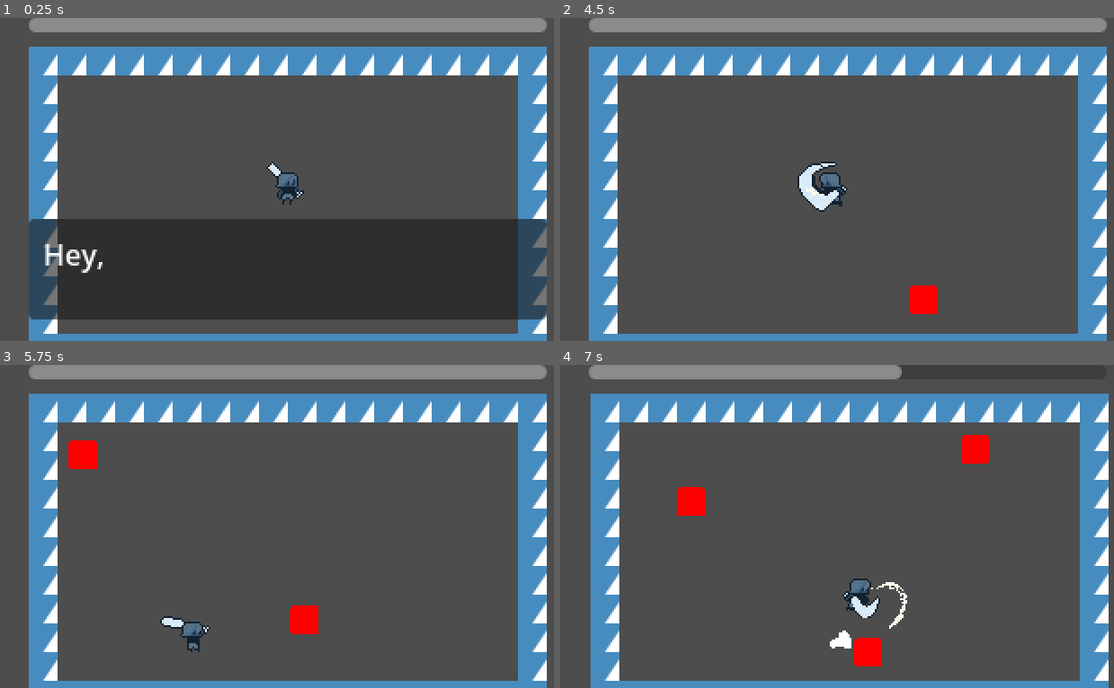
Above: before the commit, frames 1-4 (two rows, left to right).
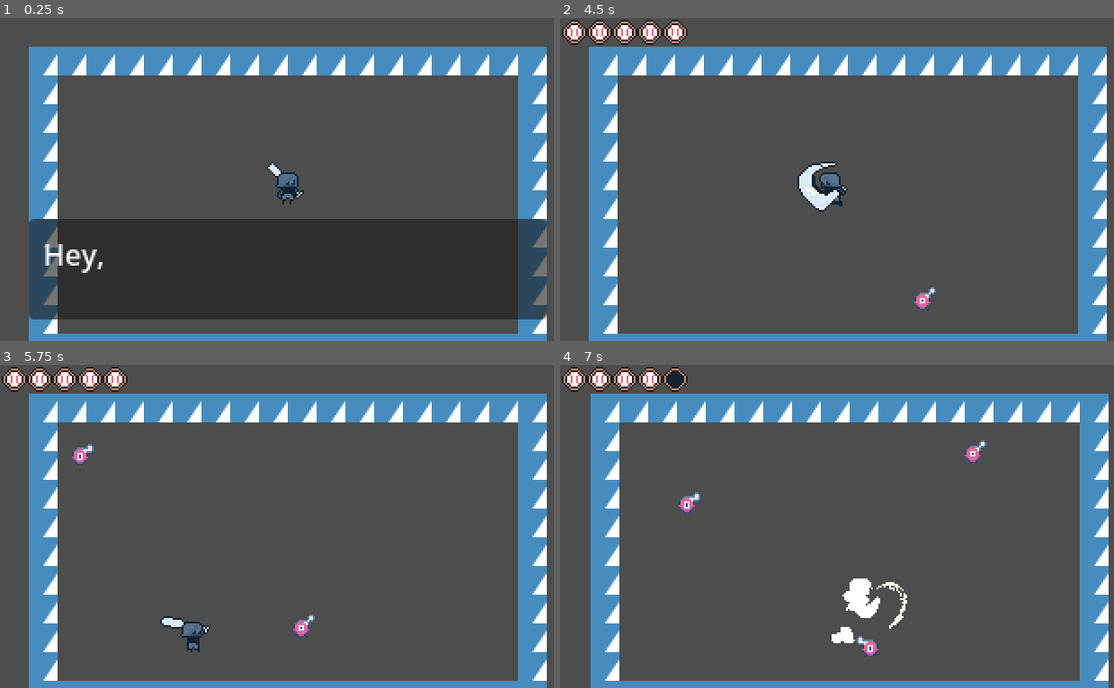
Above: after the commit, the same moments.

Repository: studio-starlight/brackeys-26-1
Game: Godot game, scene res://Scenes/Levels/game.tscn
The game is run twice, just before and just after one commit, with the same random seed, the same clock (stepped at 60 frames per second) and the same inputs. The engine's default icon, where the game draws it, is replaced by a stand-in: a white triangle on a blue panel in a dark square.
Inputs (mouse positions are in pixels of both pictures, inside the frame that each line leads up to):
- Up to frame 1 (0.25 s): no input
- Up to frame 2 (4.5 s): move the mouse to (975, 163) at 0.52 s; press the mouse at (975, 163) at 0.53 s; hold D (right) 0.53-1.28 s; move the mouse to (731, 195) at 1.27 s; release the mouse at (731, 195) at 1.28 s; hold S (down) 1.28-2.03 s; click (731, 195) at 1.35 s; tap Enter at 2 s; move the mouse to (903, 108) at 2.02 s; press the mouse at (903, 108) at 2.03 s; hold D (right) 2.03-2.78 s; move the mouse to (820, 244) at 2.77 s; release the mouse at (820, 244) at 2.78 s; hold W (up) 2.78-3.53 s; click (820, 244) at 2.85 s; move the mouse to (1019, 227) at 3.52 s; press the mouse at (1019, 227) at 3.53 s; hold A (left) from 3.53 s (still down); tap Space at 4.25 s; move the mouse to (676, 131) at 4.27 s; release the mouse at (676, 131) at 4.28 s; click (676, 131) at 4.35 s
- Up to frame 3 (5.75 s): move the mouse to (315, 526) at 5.02 s; release A (left) at 5.03 s; press the mouse at (315, 526) at 5.03 s; hold S (down) from 5.03 s (still down)
- Up to frame 4 (7 s): move the mouse to (759, 445) at 5.77 s; release S (down) at 5.78 s; release the mouse at (759, 445) at 5.78 s; hold D (right) 5.78-6.53 s; click (759, 445) at 5.85 s; move the mouse to (975, 510) at 6.52 s; press the mouse at (975, 510) at 6.53 s; hold W (up) from 6.53 s (still down)

The runs differ from the first frame. In frame 1, 4.1% of the frame differs, in the area x 5-99%, y 0-5%; in frame 2, 5.3%; in frame 3, 5.8%, in the area x 0-99%, y 0-85%; in frame 4, 5.3%.

Commit message:
Enemy AI and minor fixes

Diff:
--- a/Resources/Stats/basic_enemy.tres
+++ b/Resources/Stats/basic_enemy.tres
@@ -7,5 +7,5 @@
 health = 10.0
 speed = 30.0
 defense = 2.0
-attack = 12.0
+attack = 1.0
 metadata/_custom_type_script = "uid://cf607d0xssiui"
--- a/Scenes/Levels/game.tscn
+++ b/Scenes/Levels/game.tscn
@@ -209,14 +209,5 @@
 [node name="HUD" type="CanvasLayer" parent="." unique_id=1819801841]
 script = ExtResource("10_q2try")
 
-[node name="HealthBar" type="ProgressBar" parent="HUD" unique_id=2072220745]
-anchors_preset = 5
-anchor_left = 0.5
-anchor_right = 0.5
-offset_left = -144.0
-offset_right = 144.0
-offset_bottom = 8.0
-grow_horizontal = 2
-theme_override_font_sizes/font_size = 6
-value = 32.87
-show_percentage = false
+[node name="HealthBar" type="HBoxContainer" parent="HUD" unique_id=1554888706]
+theme_override_constants/separation = -2
--- a/Scenes/Objects/basic_enemy.tscn
+++ b/Scenes/Objects/basic_enemy.tscn
@@ -2,50 +2,53 @@
 
 [ext_resource type="Script" uid="uid://1odx7l7jfai7" path="res://Scripts/Objects/enemy.gd" id="1_hn8a1"]
 [ext_resource type="Resource" uid="uid://ke6bxpf02nq4" path="res://Resources/Stats/basic_enemy.tres" id="2_y5xve"]
-[ext_resource type="Texture2D" uid="uid://cn63xquckvv33" path="res://icon.svg" id="3_glhuy"]
+[ext_resource type="Texture2D" uid="uid://clqc577hc7fxh" path="res://Graphics/Characters/sprite_enemy_lolli.png" id="3_hn8a1"]
 [ext_resource type="PackedScene" uid="uid://bwyviu5nv8hh" path="res://Scenes/Components/take_damage_box.tscn" id="4_w3cqj"]
 [ext_resource type="Script" uid="uid://bu5qonx66myey" path="res://Scripts/Components/deal_damage_box.gd" id="5_1go4f"]
 [ext_resource type="Texture2D" uid="uid://b75x76v0m3vdv" path="res://Graphics/Effects/Circle.png" id="6_8xx4p"]
 
 [sub_resource type="RectangleShape2D" id="RectangleShape2D_ink2j"]
-size = Vector2(16, 8)
+size = Vector2(6, 8)
+
+[sub_resource type="CircleShape2D" id="CircleShape2D_y5xve"]
+radius = 15.033297
 
 [sub_resource type="RectangleShape2D" id="RectangleShape2D_8ypxt"]
-size = Vector2(16, 16)
+size = Vector2(8, 10)
 
 [sub_resource type="RectangleShape2D" id="RectangleShape2D_vm7cc"]
-size = Vector2(16, 16)
+size = Vector2(4, 8)
 
 [sub_resource type="Animation" id="Animation_osb2a"]
 length = 0.001
 tracks/0/type = "value"
 tracks/0/imported = false
 tracks/0/enabled = true
-tracks/0/path = NodePath("Sprite:modulate")
+tracks/0/path = NodePath("Sprite:rotation")
 tracks/0/interp = 1
 tracks/0/loop_wrap = true
 tracks/0/keys = {
 "times": PackedFloat32Array(0),
 "transitions": PackedFloat32Array(1),
 "update": 0,
-"values": [Color(18.892157, 0, 0, 1)]
+"values": [0.0]
 }
 tracks/1/type = "value"
 tracks/1/imported = false
 tracks/1/enabled = true
-tracks/1/path = NodePath("Sprite:rotation")
+tracks/1/path = NodePath("HitParticles:emitting")
 tracks/1/interp = 1
 tracks/1/loop_wrap = true
 tracks/1/keys = {
 "times": PackedFloat32Array(0),
 "transitions": PackedFloat32Array(1),
-"update": 0,
-"values": [0.0]
+"update": 1,
+"values": [false]
 }
 tracks/2/type = "value"
 tracks/2/imported = false
 tracks/2/enabled = true
-tracks/2/path = NodePath("HitParticles:emitting")
+tracks/2/path = NodePath("TakeDamageBox/Shape:disabled")
 tracks/2/interp = 1
 tracks/2/loop_wrap = true
 tracks/2/keys = {
@@ -57,14 +60,14 @@
 tracks/3/type = "value"
 tracks/3/imported = false
 tracks/3/enabled = true
-tracks/3/path = NodePath("TakeDamageBox/Shape:disabled")
+tracks/3/path = NodePath("Sprite:modulate")
 tracks/3/interp = 1
 tracks/3/loop_wrap = true
 tracks/3/keys = {
 "times": PackedFloat32Array(0),
 "transitions": PackedFloat32Array(1),
-"update": 1,
-"values": [false]
+"update": 0,
+"values": [Color(1, 1, 1, 1)]
 }
 
 [sub_resource type="Animation" id="Animation_v3p23"]
@@ -79,7 +82,7 @@
 "times": PackedFloat32Array(0, 0.16666667),
 "transitions": PackedFloat32Array(1, 1),
 "update": 0,
-"values": [Color(18.892002, 18.892002, 18.892002, 1), Color(18.892157, 0, 0, 1)]
+"values": [Color(18.892002, 18.892002, 18.892002, 1), Color(1, 1, 1, 1)]
 }
 tracks/1/type = "value"
 tracks/1/imported = false
@@ -124,6 +127,97 @@
 &"hit": SubResource("Animation_v3p23")
 }
 
+[sub_resource type="Animation" id="Animation_glhuy"]
+length = 0.001
+tracks/0/type = "value"
+tracks/0/imported = false
+tracks/0/enabled = true
+tracks/0/path = NodePath("Sprite:frame")
+tracks/0/interp = 1
+tracks/0/loop_wrap = true
+tracks/0/keys = {
+"times": PackedFloat32Array(0),
+"transitions": PackedFloat32Array(1),
+"update": 1,
+"values": [1]
+}
+
+[sub_resource type="Animation" id="Animation_w3cqj"]
+resource_name = "attack"
+step = 0.1
+tracks/0/type = "value"
+tracks/0/imported = false
+tracks/0/enabled = true
+tracks/0/path = NodePath("Sprite:frame")
+tracks/0/interp = 1
+tracks/0/loop_wrap = true
+tracks/0/keys = {
+"times": PackedFloat32Array(0),
+"transitions": PackedFloat32Array(1),
+"update": 1,
+"values": [7]
+}
+
+[sub_resource type="Animation" id="Animation_hn8a1"]
+resource_name = "hit"
+step = 0.1
+tracks/0/type = "value"
+tracks/0/imported = false
+tracks/0/enabled = true
+tracks/0/path = NodePath("Sprite:frame")
+tracks/0/interp = 1
+tracks/0/loop_wrap = true
+tracks/0/keys = {
+"times": PackedFloat32Array(0),
+"transitions": PackedFloat32Array(1),
+"update": 1,
+"values": [12]
+}
+
+[sub_resource type="Animation" id="Animation_1go4f"]
+resource_name = "prepare_attack"
+length = 0.5
+step = 0.1
+tracks/0/type = "value"
+tracks/0/imported = false
+tracks/0/enabled = true
+tracks/0/path = NodePath("Sprite:frame")
+tracks/0/interp = 1
+tracks/0/loop_wrap = true
+tracks/0/keys = {
+"times": PackedFloat32Array(0),
+"transitions": PackedFloat32Array(1),
+"update": 1,
+"values": [6]
+}
+
+[sub_resource type="Animation" id="Animation_8xx4p"]
+resource_name = "run"
+length = 0.6
+loop_mode = 1
+step = 0.1
+tracks/0/type = "value"
+tracks/0/imported = false
+tracks/0/enabled = true
+tracks/0/path = NodePath("Sprite:frame")
+tracks/0/interp = 1
+tracks/0/loop_wrap = true
+tracks/0/keys = {
+"times": PackedFloat32Array(0, 0.1, 0.2, 0.3, 0.4, 0.5),
+"transitions": PackedFloat32Array(1, 1, 1, 1, 1, 1),
+"update": 1,
+"values": [0, 1, 2, 3, 4, 5]
+}
+
+[sub_resource type="AnimationLibrary" id="AnimationLibrary_nucoc"]
+_data = {
+&"RESET": SubResource("Animation_glhuy"),
+&"attack": SubResource("Animation_w3cqj"),
+&"hit": SubResource("Animation_hn8a1"),
+&"prepare_attack": SubResource("Animation_1go4f"),
+&"run": SubResource("Animation_8xx4p")
+}
+
 [sub_resource type="Curve" id="Curve_y18d7"]
 _limits = [-1.0, 1.0, 0.0, 1.0]
 _data = [Vector2(0, 1), 0.0, 0.0, 0, 0, Vector2(1, -1), 0.0, 0.0, 0, 0]
@@ -164,14 +258,23 @@
 enemy_stats = ExtResource("2_y5xve")
 
 [node name="Sprite" type="Sprite2D" parent="." unique_id=1578816072]
-modulate = Color(18.892157, 0, 0, 1)
-scale = Vector2(0.12499999, 0.125)
-texture = ExtResource("3_glhuy")
-offset = Vector2(0, -64)
+texture = ExtResource("3_hn8a1")
+offset = Vector2(0, -8)
+hframes = 6
+vframes = 3
+frame = 1
 
 [node name="Shape" type="CollisionShape2D" parent="." unique_id=1938127680]
 position = Vector2(0, -4)
 shape = SubResource("RectangleShape2D_ink2j")
+
+[node name="DetectArea" type="Area2D" parent="." unique_id=75466833]
+collision_layer = 0
+collision_mask = 2
+
+[node name="Shape" type="CollisionShape2D" parent="DetectArea" unique_id=1252251998]
+position = Vector2(0, -4)
+shape = SubResource("CircleShape2D_y5xve")
 
 [node name="TakeDamageBox" parent="." unique_id=278541483 node_paths=PackedStringArray("parent") instance=ExtResource("4_w3cqj")]
 collision_layer = 128
@@ -192,9 +295,22 @@
 shape = SubResource("RectangleShape2D_vm7cc")
 
 [node name="KnockbackTimer" type="Timer" parent="." unique_id=799538252]
-
-[node name="Animator" type="AnimationPlayer" parent="." unique_id=18915734]
+one_shot = true
+
+[node name="AttackTimer" type="Timer" parent="." unique_id=1419267686]
+one_shot = true
+
+[node name="HitTimer" type="Timer" parent="." unique_id=646697924]
+one_shot = true
+
+[node name="PrepareTimer" type="Timer" parent="." unique_id=1383394750]
+one_shot = true
+
+[node name="HitAnimator" type="AnimationPlayer" parent="." unique_id=18915734]
 libraries/ = SubResource("AnimationLibrary_0g2vl")
+
+[node name="Animator" type="AnimationPlayer" parent="." unique_id=221152035]
+libraries/ = SubResource("AnimationLibrary_nucoc")
 
 [node name="HitParticles" type="GPUParticles2D" parent="." unique_id=528796765]
 emitting = false
--- /dev/null
+++ b/Scenes/Objects/heart_gui.tscn
@@ -0,0 +1,21 @@
+[gd_scene format=3 uid="uid://bj415opnbr8pj"]
+
+[ext_resource type="Script" uid="uid://d3a185ymle71g" path="res://Scripts/Objects/heart_gui.gd" id="1_obvge"]
+[ext_resource type="Texture2D" uid="uid://833d4td5v1u" path="res://Graphics/User Interface/sprite_hearts.png" id="2_s3yir"]
+
+[node name="HeartGui" type="Control" unique_id=57456276]
+custom_minimum_size = Vector2(16, 16)
+layout_mode = 3
+anchors_preset = 15
+anchor_right = 1.0
+anchor_bottom = 1.0
+offset_right = -304.0
+offset_bottom = -164.0
+grow_horizontal = 2
+grow_vertical = 2
+script = ExtResource("1_obvge")
+
+[node name="Sprite" type="Sprite2D" parent="." unique_id=1558432085]
+texture = ExtResource("2_s3yir")
+centered = false
+hframes = 2
--- a/Scenes/Objects/player.tscn
+++ b/Scenes/Objects/player.tscn
@@ -205,6 +205,8 @@
 
 [sub_resource type="Animation" id="Animation_dfgsd"]
 resource_name = "hit"
+length = 1.3
+step = 0.1
 tracks/0/type = "value"
 tracks/0/imported = false
 tracks/0/enabled = true
@@ -212,7 +214,7 @@
 tracks/0/interp = 1
 tracks/0/loop_wrap = true
 tracks/0/keys = {
-"times": PackedFloat32Array(0, 1),
+"times": PackedFloat32Array(0, 1.3),
 "transitions": PackedFloat32Array(1, 1),
 "update": 1,
 "values": [true, false]
@@ -224,10 +226,10 @@
 tracks/1/interp = 1
 tracks/1/loop_wrap = true
 tracks/1/keys = {
-"times": PackedFloat32Array(0, 0.1, 0.20000002, 0.3, 0.4),
-"transitions": PackedFloat32Array(1, 1, 1, 1, 1),
-"update": 0,
-"values": [Color(1, 1, 1, 1), Color(18.892157, 18.892157, 18.892157, 1), Color(1, 1, 1, 1), Color(18.892157, 18.892157, 18.892157, 1), Color(1, 1, 1, 1)]
+"times": PackedFloat32Array(0, 0.2, 0.4, 0.6, 0.8, 1, 1.2),
+"transitions": PackedFloat32Array(0, 0, 0, 0, 0, 0, 0),
+"update": 0,
+"values": [Color(1, 1, 1, 1), Color(18.892157, 18.892157, 18.892157, 1), Color(1, 1, 1, 1), Color(18.892157, 18.892157, 18.892157, 1), Color(1, 1, 1, 1), Color(18.892157, 18.892157, 18.892157, 1), Color(1, 1, 1, 1)]
 }
 
 [sub_resource type="AnimationLibrary" id="AnimationLibrary_xbekk"]
--- a/Scripts/Objects/enemy.gd
+++ b/Scripts/Objects/enemy.gd
@@ -6,25 +6,47 @@
 # ========================================
 @onready var deal_damage_box: DealDamageBox = $DealDamageBox
 @onready var knockback_timer: Timer = $KnockbackTimer
+@onready var attack_timer: Timer = $AttackTimer
+@onready var hit_timer: Timer = $HitTimer
+@onready var prepare_timer: Timer = $PrepareTimer
 @onready var hit_particles: GPUParticles2D = $HitParticles
 @onready var animator: AnimationPlayer = $Animator
+@onready var hit_animator: AnimationPlayer = $HitAnimator
+@onready var detect_area: Area2D = $DetectArea
+@onready var sprite: Sprite2D = $Sprite
 @export var enemy_stats : Stats
+var hit_time : float = 0.8
+var attack_speed : float = 110
+var attack_time : float = 0.2
 var health : float
 var move_direction : Vector2
 var knockback : Vector2
 var knockback_time : float
 var is_knockback : bool
+var player : Player
+var target_position : Vector2
+var player_is_in_range : bool
+var facing_right : bool
+var is_attacking : bool
+var is_preparing : bool
+var prepare_time : float = 0.5
+
+enum EnemyState {CHASE, PREPARE, ATTACK, HIT}
+var current_state : EnemyState
+
+var rng = RandomNumberGenerator.new()
+var random_number
 
 func take_damage(damage_amount : int) -> void:
 	health -= damage_amount
 	EventBus.emit_signal("shake_camera", 2, 5)
 
-	print(health)
-
+	current_state = EnemyState.HIT
+	hit_timer.start(hit_time)
 	if health <= 0:
 		_die()
 	else:
-		animator.play("hit")
+		hit_animator.play("hit")
 
 func apply_knockback(direction : Vector2, force: float, duraction : float) -> void:
 	knockback = direction * force
@@ -33,31 +55,93 @@
 	is_knockback = true
 	hit_particles.rotation = get_angle_to(direction)
 
+func get_circle_position(random : float) -> Vector2:
+	var kill_circle_center : Vector2 = target_position
+	var radius : int = 10
+	var angle = random * PI * 2
+	var x = kill_circle_center.x + cos(angle) * radius
+	var y = kill_circle_center.y + sin(angle) * radius
+
+	return Vector2(x,y)
+
 func _ready() -> void:
 	deal_damage_box.connect("area_entered", _on_attack)
 	knockback_timer.connect("timeout", _on_knockback_finished)
+	hit_timer.connect("timeout", _on_hit_finished)
+	attack_timer.connect("timeout", _on_attack_finished)
+	prepare_timer.connect("timeout", _on_prepare_finished)
+	detect_area.connect("body_entered", _on_detection_entered)
+	detect_area.connect("body_exited", _on_detection_exited)
 	health = enemy_stats.health
+	player = get_tree().get_first_node_in_group("player")
+
+	rng.randomize()
+
+	random_number = rng.randf()
+	target_position = get_circle_position(random_number)
 
 func _on_attack(area : Area2D) -> void:
 	if area is TakeDamageBox:
 		area.take_damage(enemy_stats.attack, global_position)
 
 func _physics_process(delta: float) -> void:
-	if is_knockback:
-		_handle_knockback()
-	else:
-		_handle_movement()
+	match current_state:
+		EnemyState.CHASE:
+			_chase()
+		EnemyState.PREPARE:
+			_prepare()
+		EnemyState.ATTACK:
+			_attack()
+		EnemyState.HIT:
+			_hit()
+	if player_is_in_range && current_state == EnemyState.CHASE:
+		current_state = EnemyState.PREPARE
+	_handle_animation()
 
-func _handle_movement() -> void:
-	var player : Player = get_tree().get_first_node_in_group("player")
-	move_direction = player.global_position - global_position
+func _die() -> void:
+	EventBus.emit_signal("enemy_defeated")
+	queue_free()
+
+func _chase() -> void:
+	target_position = player.global_position
+	var circle_position = get_circle_position(random_number)
+	move_direction = circle_position - global_position
 	move_direction = move_direction.normalized()
 	velocity = move_direction * enemy_stats.speed
 	move_and_slide()
 
-func _die() -> void:
-	EventBus.emit_signal("enemy_defeated")
-	queue_free()
+func _attack() -> void:
+	if !is_attacking:
+		is_attacking = true
+		attack_timer.start(attack_time)
+	animator.play("attack")
+	move_direction = target_position - global_position
+	move_direction = move_direction.normalized()
+	velocity = move_direction * attack_speed
+	move_and_slide()
+
+func _prepare() -> void:
+	animator.play("prepare_attack")
+	if !is_preparing:
+		is_preparing = true
+		prepare_timer.start(prepare_time)
+	target_position = player.global_position
+
+func _hit() -> void:
+	_handle_knockback()
+
+func _handle_animation() -> void:
+	if move_direction.x > 0 && !facing_right:
+		facing_right = true
+		sprite.flip_h = false
+	elif move_direction.x < 0 && facing_right:
+		facing_right = false
+		sprite.flip_h = true
+	match current_state:
+		EnemyState.CHASE:
+			animator.play("run")
+		EnemyState.HIT:
+			animator.play("hit")
 
 func _handle_knockback() -> void:
 	velocity = knockback
@@ -66,3 +150,22 @@
 func _on_knockback_finished() -> void:
 	is_knockback = false
 	knockback = Vector2.ZERO
+
+func _on_hit_finished() -> void:
+	current_state = EnemyState.CHASE
+
+func _on_attack_finished() -> void:
+	is_attacking = false
+	current_state = EnemyState.CHASE
+
+func _on_prepare_finished() -> void:
+	is_preparing = false
+	current_state = EnemyState.ATTACK
+
+func _on_detection_entered(body : Node2D) -> void:
+	if body is Player:
+		player_is_in_range = true
+
+func _on_detection_exited(body : Node2D) -> void:
+	if body is Player:
+		player_is_in_range = false
--- /dev/null
+++ b/Scripts/Objects/heart_gui.gd
@@ -0,0 +1,10 @@
+class_name HeartGUI
+extends Control
+
+@onready var sprite: Sprite2D = $Sprite
+
+func update(whole : bool) -> void:
+	if whole:
+		sprite.frame = 0
+	else:
+		sprite.frame = 1
--- a/Scripts/Objects/player.gd
+++ b/Scripts/Objects/player.gd
@@ -7,7 +7,7 @@
 # ========================================
 
 const BASE_SPEED : float = 80
-const MAX_HEALTH : int = 30
+const MAX_HEALTH : int = 5
 var health : int
 var disabled : bool = false
 var is_knockback : bool = false
@@ -75,7 +75,6 @@
 
 func _handle_attack() -> void:
 	if Input.is_action_pressed("attack") && can_attack && !is_attacking:
-		print("Clicked Attack!")
 		animator.play("attack")
 		can_attack = false
 		is_attacking = true
@@ -101,7 +100,6 @@
 		animator.play("idle")
 
 func _attack() -> void:
-	print("_attack() called!")
 	var new_attack = Attack.new_attack(pivot.global_position, base_damage)
 	attack_timer.start(attack_time)
 	get_parent().add_child(new_attack)
--- a/Scripts/Systems/cutscene_manager.gd
+++ b/Scripts/Systems/cutscene_manager.gd
@@ -21,15 +21,13 @@
 
 
 func start_cutscene(current_story_scene : GameManager.StoryEvent) -> void:
-	print("Cutscene Start...")
-	print(current_story_scene)
 	match current_story_scene:
 		GameManager.StoryEvent.WAVE1:
 			current_cutscene = cutscenes.get(1)
 		GameManager.StoryEvent.WAVE2:
 			current_cutscene = cutscenes.get(2)
 	if current_cutscene == null:
-		printerr("Cutscene no assigned")
+		printerr("Cutscene not assigned")
 		current_cutscene = cutscenes.get(0)
 	current_item = 0
 	is_active = true
@@ -38,14 +36,13 @@
 	visible = true
 
 func _process(delta: float) -> void:
-	if !is_active:
+	if !is_active || !is_inside_tree():
 		return
 
 	if current_item == current_cutscene.cutscene_data.size():
 		if !player:
 			player = get_tree().get_first_node_in_group("player")
 			return
-		print("Cutscene End")
 		player.disabled = false
 		EventBus.emit_signal("cutscene_end")
 		is_active = false
@@ -78,7 +75,7 @@
 	current_item += 1
 	next_item = true
 func _start_dialogue(i : CutsceneTextData) -> void:
-	if !is_active || !get_tree():
+	if not is_inside_tree():
 		return
 	dialogue_text.visible_characters = 0
 	dialogue_text.text = i.text
@@ -103,7 +100,7 @@
 		await get_tree().process_frame
 
 	while true:
-		if !get_tree():
+		if !is_inside_tree():
 			return
 		await get_tree().process_frame
 		if dialogue_text.visible_characters == total_characters:
--- a/Scripts/Systems/game.gd
+++ b/Scripts/Systems/game.gd
@@ -2,6 +2,8 @@
 
 @onready var cutscene_manager: CutsceneManager = $CutsceneManager
 @onready var wave_manager: WaveManager = $WaveManager
+@onready var hud: HUD = $HUD
+@onready var player: Player = $Player
 
 # Called when the node enters the scene tree for the first time.
 func _ready() -> void:
@@ -13,8 +15,13 @@
 
 func _start_wave() -> void:
 	wave_manager.start_wave(GameManager.current_story_event)
+	hud.set_max_hearts(player.MAX_HEALTH)
+	player.health = player.MAX_HEALTH
+	await get_tree().process_frame
+	hud.visible = true
 
 func _start_cutscene() -> void:
+	hud.visible = false
 	cutscene_manager.start_cutscene(GameManager.current_story_event)
 
 func _on_cutscene_end() -> void:
--- a/Scripts/Systems/hud.gd
+++ b/Scripts/Systems/hud.gd
@@ -1,14 +1,33 @@
 class_name HUD
 extends CanvasLayer
 
-@onready var health_bar: ProgressBar = $HealthBar
+const HEART = preload("uid://bj415opnbr8pj")
 
+@onready var health_bar: HBoxContainer = $HealthBar
 @export var player : Player
+
+var hearts_list : Array[TextureRect]
 
 func _ready() -> void:
 	if !player:
 		player = get_tree().get_first_node_in_group("player")
+	set_max_hearts(player.MAX_HEALTH)
 
 func _process(delta: float) -> void:
-	health_bar.max_value = player.MAX_HEALTH
-	health_bar.value = player.get_health()
+	update_hearts(player.get_health())
+
+func set_max_hearts(max_hearts : int) -> void:
+	for child in health_bar.get_children():
+		child.queue_free()
+	for i in range(max_hearts):
+		var heart = HEART.instantiate()
+		health_bar.add_child(heart)
+
+func update_hearts(current_health : int) -> void:
+	var hearts : Array[Node] = health_bar.get_children()
+
+	for i in range(current_health):
+		hearts[i].update(true)
+
+	for i in range(current_health, hearts.size()):
+		hearts[i].update(false)
--- a/Scripts/Systems/wave_manager.gd
+++ b/Scripts/Systems/wave_manager.gd
@@ -38,7 +38,6 @@
 		await enemy_spawn_timer.timeout
 
 func end_wave() -> void:
-	print("Wave Cleared!")
 	Engine.time_scale = slow_mo_scale
 	slow_mo_timer.start(slow_mo_time)
 	await slow_mo_timer.timeout
@@ -50,8 +49,6 @@
 		return
 
 func _enemy_defeated() -> void:
-	print("Enemy Defeated!")
 	enemy_count -= 1
-	print(enemy_count)
 	if enemy_count <= 0:
 		end_wave()
Binary file added: Graphics/Characters/sprite_enemy_lolli.png
Not shown, added: Graphics/Characters/sprite_enemy_lolli.png.import
Binary file added: Graphics/User Interface/sprite_hearts.png
Not shown, added: Graphics/User Interface/sprite_hearts.png.import
Not shown, added: Scripts/Objects/heart_gui.gd.uid
